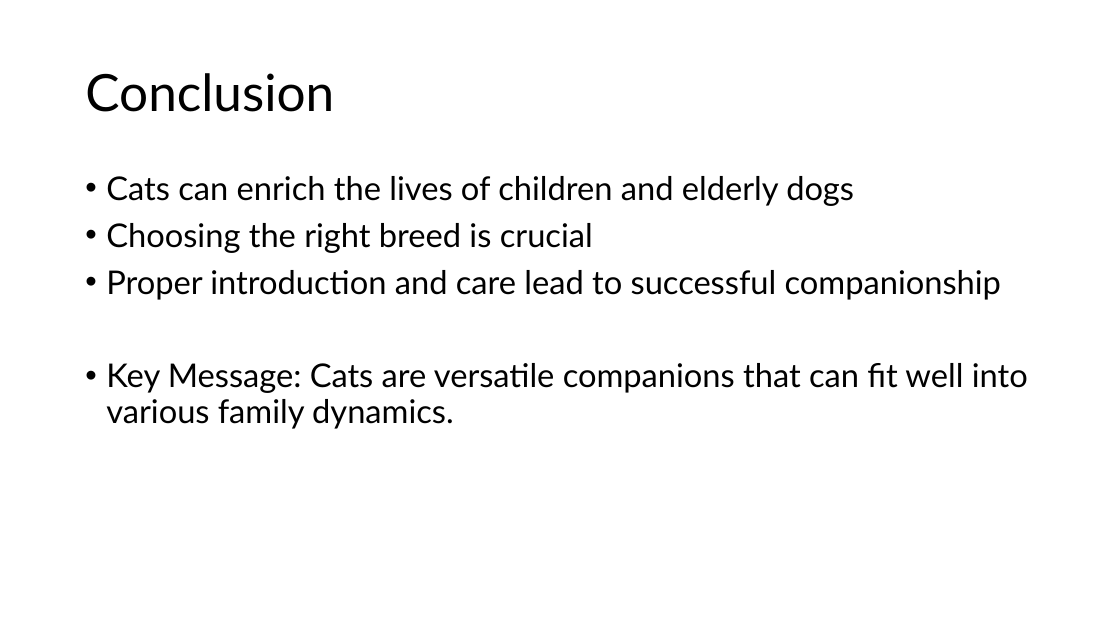
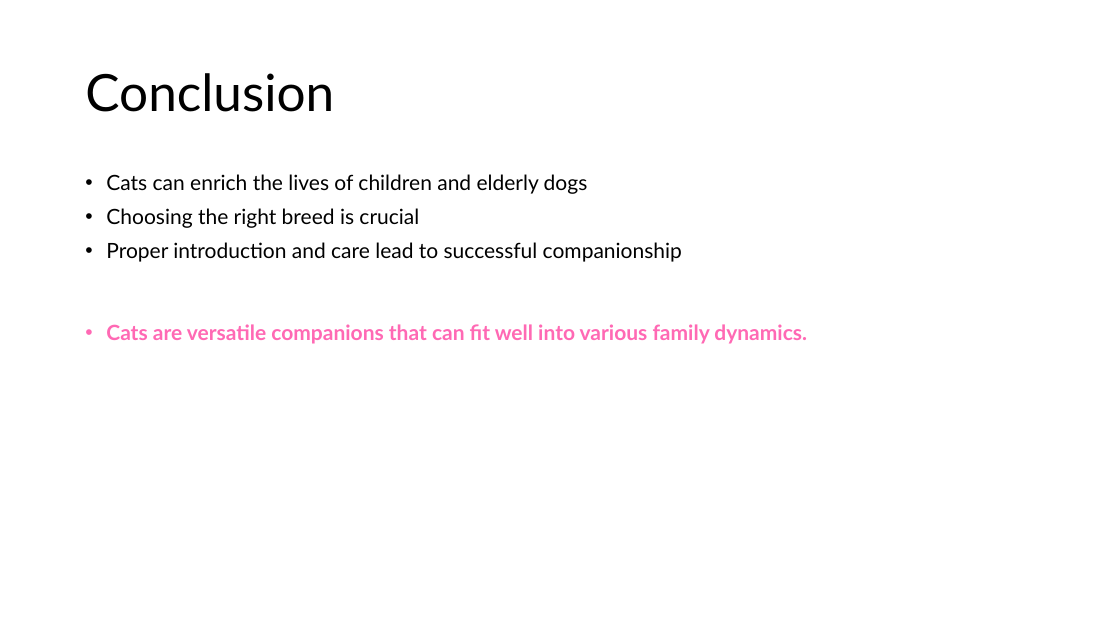
Before and after one commit to drubaga/SlideAI, a slide deck: slide 11 of output/Cats:_Companions_for_Children_and_Elderly_Dogs.pptx. Drawn at 1120x630 pixels with LibreOffice and Linux fonts; fonts in the diff are those of the drawing. Boxes give left, top, right and bottom in pixels: in the first picture for what was removed or moved away, otherwise in the second. Text is boxed around its words. In the diff, an @@ line names an element or a change of style, - is before the commit and + after.

Commit message:
feat(pptx): add intro slide with title/date, styled thank-you slide, and improved color formatting

```diff
--- a/output/Cats:_Companions_for_Children_and_Elderly_Dogs.pptx
+++ b/output/Cats:_Companions_for_Children_and_Elderly_Dogs.pptx
@@ text at [106,174,682,262]: size 28 to 18 pt in "Cats can enrich the lives of children ...", "Choosing the right breed is crucial", "Proper introduction and care lead to successful ..." @@
@@ text at [106,324,807,344]: text changed; size 28 to 18 pt; text colour #000000 to #FF69B4; bold on @@
-• Key Message: Cats are versatile companions that can fit well into various family dynamics.
+• Cats are versatile companions that can fit well into various family dynamics.
```
Also in this commit, not shown: 10 other slides changed, 1 slide added, 1 slide removed, 4 other files.
